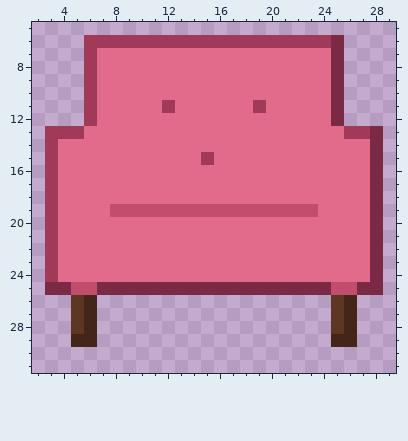
Pixel-art file -- src/media/photos/sprites/room/armchair.aseprite. The picture above is the old version.
32x32 pixels, 1 frame. Shown: x 2..29, y 5..31.
Once edited:
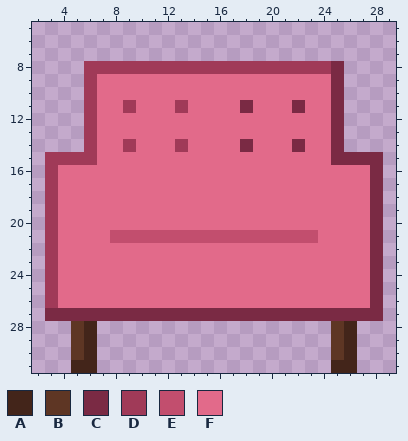
Palette (. is transparent): A #43251a  B #5e3624  C #7a2a44  D #a03a58  E #c24e6e  F #e26a8a
Diff:
{"y":6,"x":6,"old":"DDDDDDDDDDDDDDDDDDDC","new":"...................."}
{"y":7,"x":6,"old":"DFFFFFFFFFFFFFFFFFFC","new":"...................."}
{"y":8,"x":7,"old":"FFFFFFFFFFFFFFFFFF","new":"DDDDDDDDDDDDDDDDDD"}
{"y":11,"x":9,"old":"F","new":"D"}
{"y":11,"x":12,"old":"DF","new":"FD"}
{"y":11,"x":18,"old":"FD","new":"CF"}
{"y":11,"x":22,"old":"F","new":"C"}
{"y":13,"x":3,"old":"DDDF","new":"...D"}
{"y":13,"x":25,"old":"FDDC","new":"C..."}
{"y":14,"x":3,"old":"DFFF","new":"...D"}
{"y":14,"x":9,"old":"F","new":"D"}
{"y":14,"x":13,"old":"F","new":"D"}
{"y":14,"x":18,"old":"F","new":"C"}
{"y":14,"x":22,"old":"F","new":"C"}
{"y":14,"x":25,"old":"FFFC","new":"C..."}
{"y":15,"x":4,"old":"FFF","new":"DDD"}
{"y":15,"x":15,"old":"D","new":"F"}
{"y":15,"x":25,"old":"FFF","new":"CCC"}
{"y":19,"x":8,"old":"EEEEEEEEEEEEEEEE","new":"FFFFFFFFFFFFFFFF"}
{"y":21,"x":8,"old":"FFFFFFFFFFFFFFFF","new":"EEEEEEEEEEEEEEEE"}
{"y":25,"x":3,"old":"CCEECCCCCCCCCCCCCCCCCCEEC","new":"DFFFFFFFFFFFFFFFFFFFFFFFF"}
{"y":26,"x":3,"old":"..BA..................BA..","new":"DFFFFFFFFFFFFFFFFFFFFFFFFC"}
{"y":27,"x":3,"old":"..BA..................BA..","new":"CCCCCCCCCCCCCCCCCCCCCCCCCC"}
{"y":29,"x":5,"old":"A","new":"B"}
{"y":29,"x":25,"old":"A","new":"B"}
{"y":30,"x":5,"old":"..","new":"BA"}
{"y":30,"x":25,"old":"..","new":"BA"}
{"y":31,"x":5,"old":"..","new":"AA"}
{"y":31,"x":25,"old":"..","new":"AA"}
